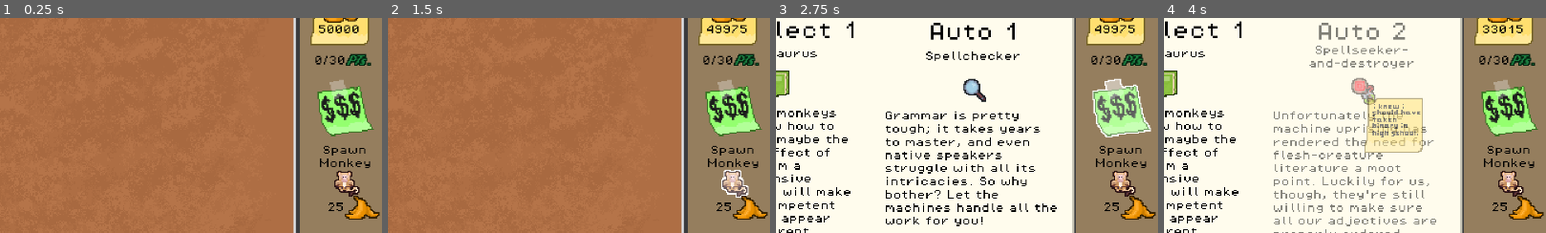
Above: before the commit, frames 1-4 (left to right).
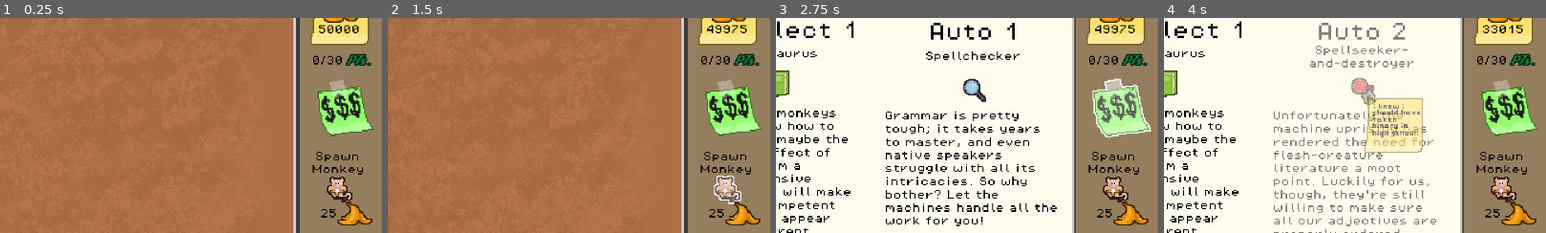
Above: after the commit, the same moments.

Repository: levienk/GMTK-Game-Jam-2024
Game: Godot game, scene res://game.tscn
Same seed, same stepped clock (60 frames per second), same inputs: the game is played once before the commit and once after it. Sound files missing from this copy of the repository are replaced by a short silence.
Inputs (mouse positions are % of the whole screen's width and height, from its top left):
- Up to frame 1 (0.25 s): no input
- Up to frame 2 (1.5 s): click (13, 89) at 0.52 s; type "12" at 0.6 s; click "25" at 1.25 s
- Up to frame 3 (2.75 s): click (95, 31) at 2 s
- Up to frame 4 (4 s): click "3000" at 2.75 s; click "7000" at 3.5 s
The pictures show only the part of the screen within x 50-100%, y 10-60%; the shares and areas given below are measured in that part.

The runs differ from the first frame. In frame 1, 2.6% of the frame differs, in the area x 81-100%, y 17-97%; in frame 2, 2.7%; in frame 3, 2.6%; in frame 4, 2.6%.

Commit message:
Fix placements of banana and monkey

Diff:
--- a/game.tscn
+++ b/game.tscn
@@ -28,10 +28,10 @@
 [node name="Shop" type="Node" parent="Interface"]
 
 [node name="MonkeyButton" parent="Interface/Shop" instance=ExtResource("4_nytqr")]
-offset_left = 594.0
-offset_top = 157.0
-offset_right = 626.0
-offset_bottom = 189.0
+offset_left = 588.0
+offset_top = 162.0
+offset_right = 620.0
+offset_bottom = 194.0
 
 [node name="ShopButton" parent="Interface/Shop" instance=ExtResource("8_wq7y3")]
 offset_left = 582.0
--- a/interface/points.tscn
+++ b/interface/points.tscn
@@ -22,9 +22,9 @@
 anchor_top = 1.0
 anchor_right = 1.0
 anchor_bottom = 1.0
-offset_left = -30.0
+offset_left = -32.0
 offset_top = -28.0
-offset_right = 4.0
+offset_right = 2.0
 offset_bottom = 1.0
 grow_horizontal = 0
 grow_vertical = 0
